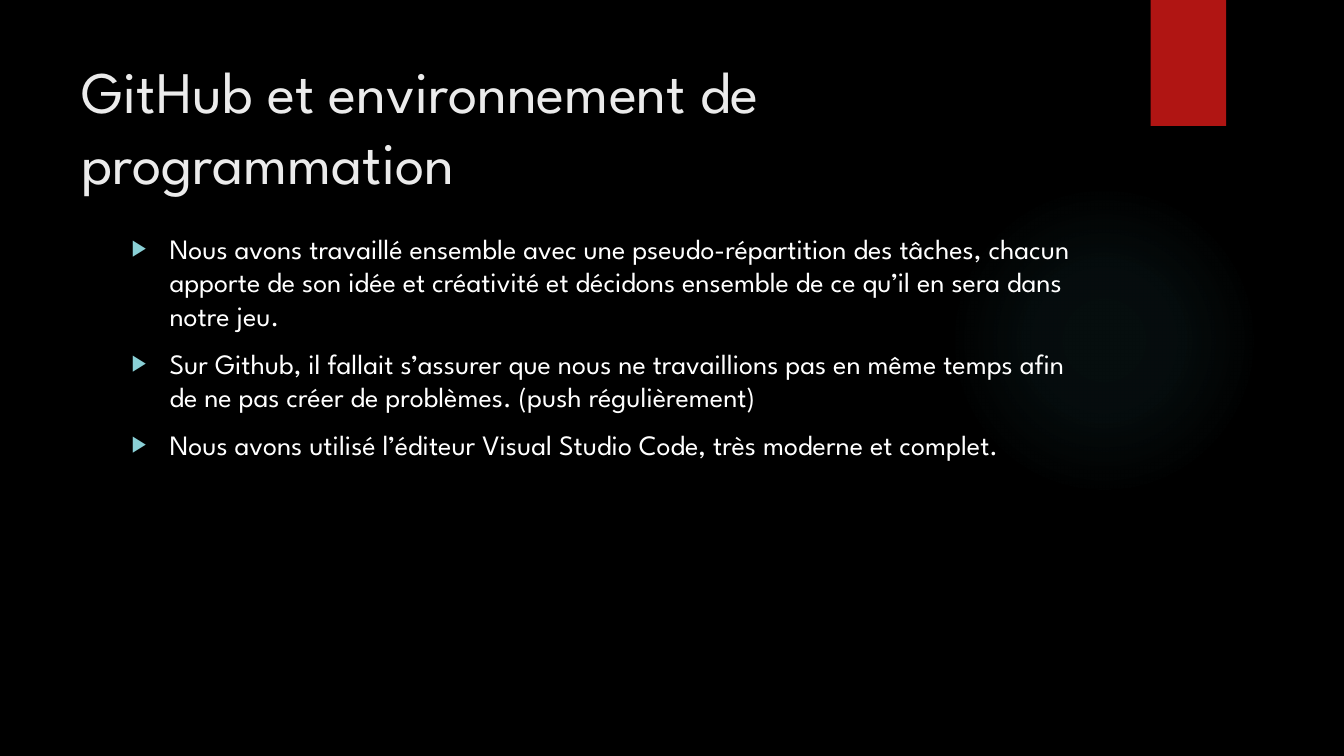
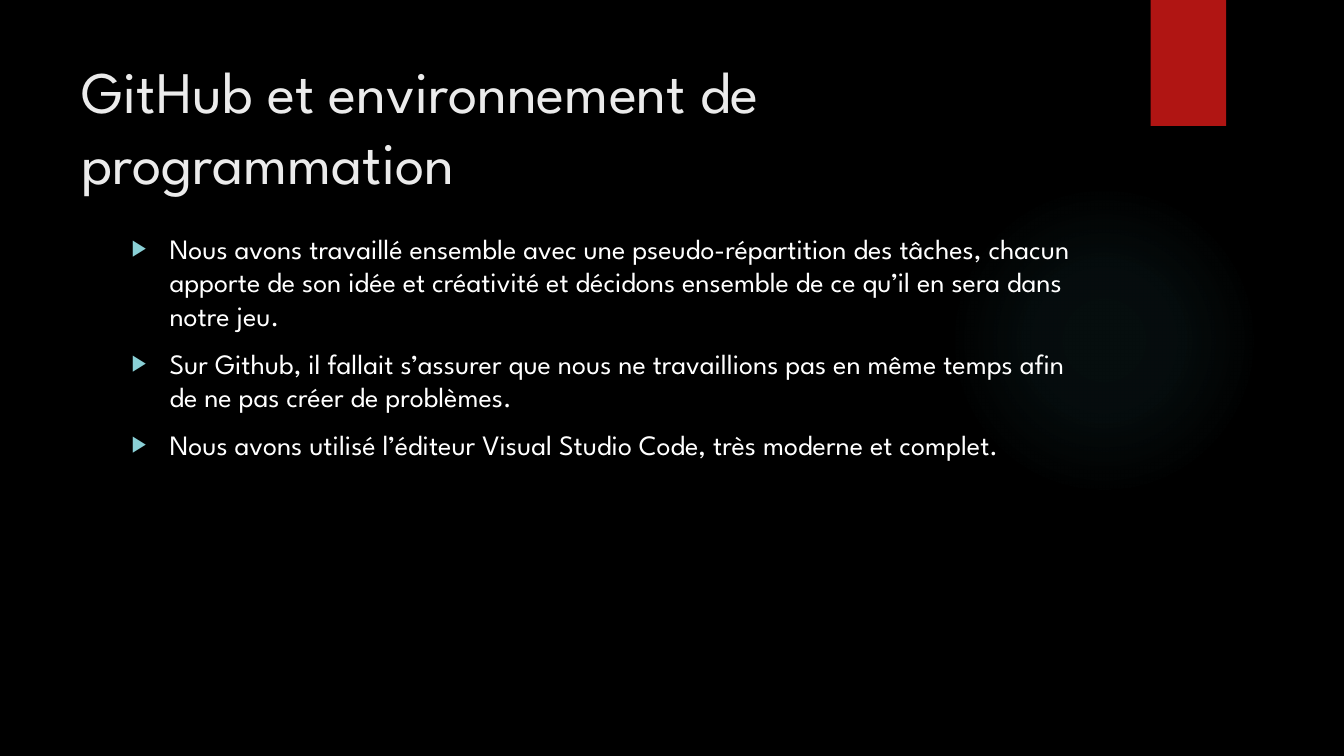
Before and after one commit to Bugnon/oc-2021, a slide deck: slide 5 of src/projet/projet3/Powerpoint_pacman.pptx. Drawn at 1344x756 pixels with LibreOffice and Linux fonts; fonts in the diff are those of the drawing; background and template pictures are left out. Boxes give left, top, right and bottom in pixels: in the first picture for what was removed or moved away, otherwise in the second. Text is boxed around its words. In the diff, an @@ line names an element or a change of style, - is before the commit and + after.

```diff
--- a/src/projet/projet3/Powerpoint_pacman.pptx
+++ b/src/projet/projet3/Powerpoint_pacman.pptx
@@ text at [170, 354, 1064, 413]: text changed @@
-▶ Sur Github, il fallait s’assurer que nous ne travaillions pas en même temps afin de ne pas créer de problèmes. (push régulièrement)
+▶ Sur Github, il fallait s’assurer que nous ne travaillions pas en même temps afin de ne pas créer de problèmes.
```
Also in this commit, not shown: 9 other slides changed, 2 slides added, 2 slides removed, 5 other files.
